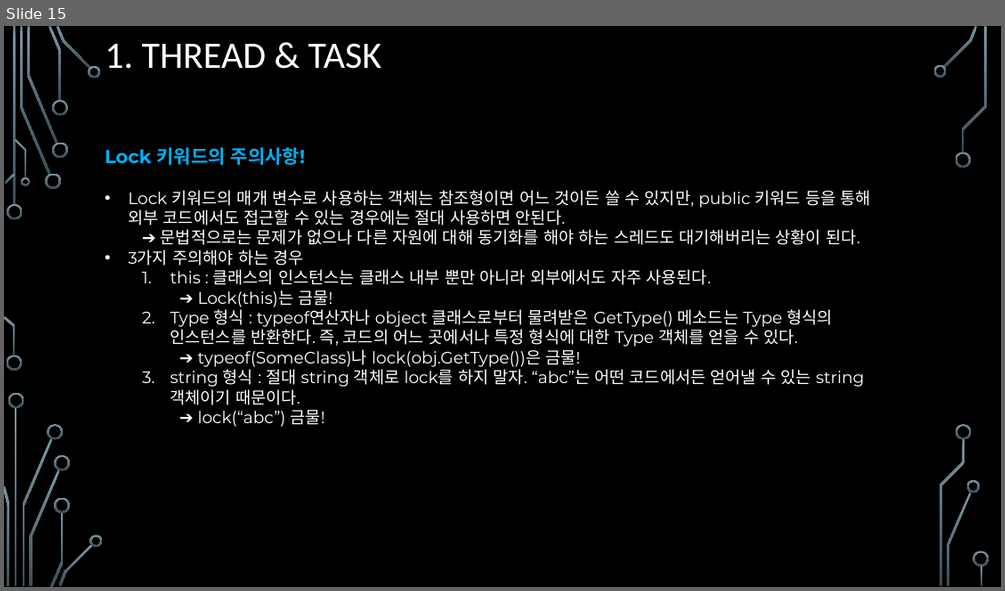
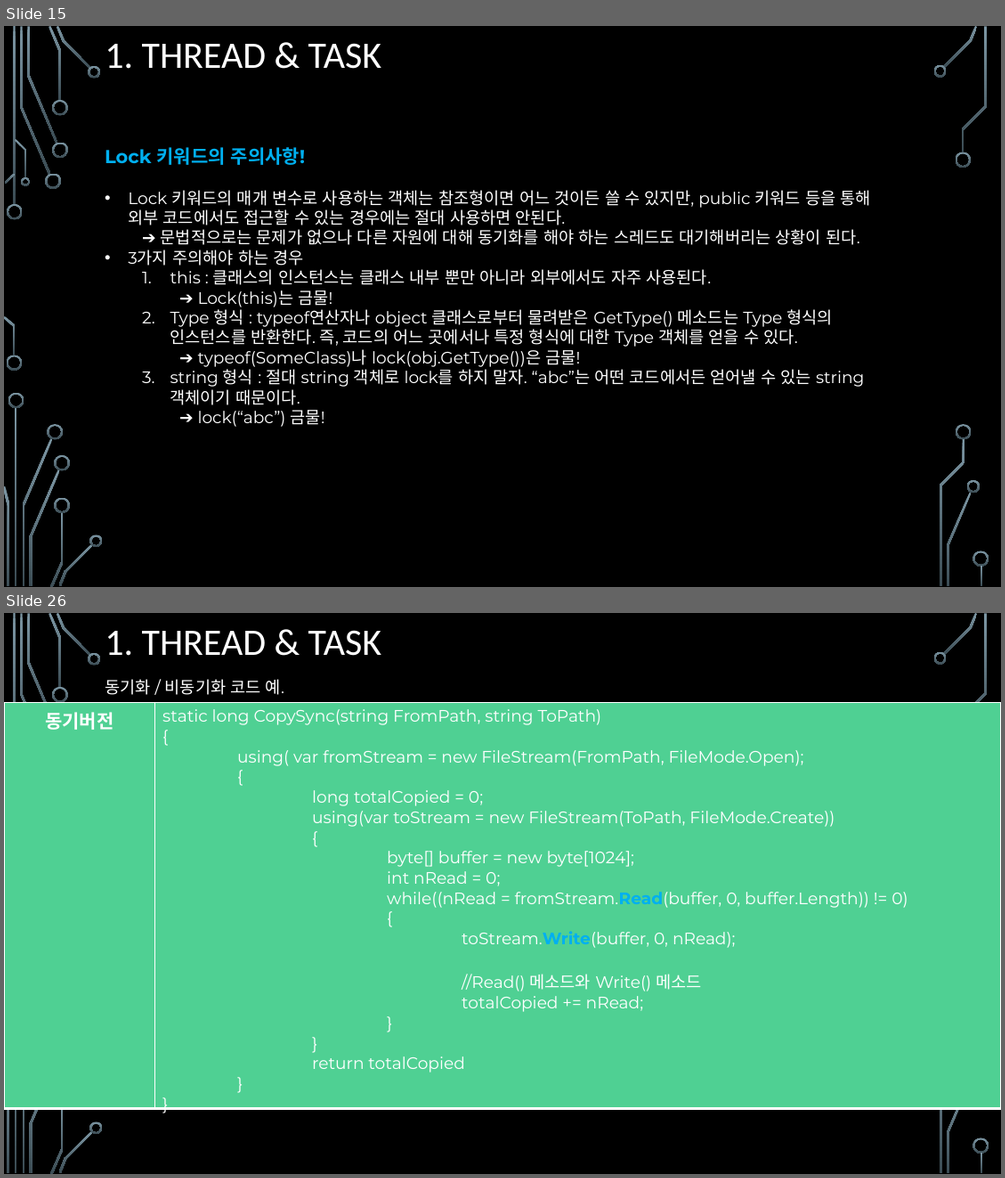
Before and after one commit to assassin4613/CShap, a slide deck: C#_Chapter_10.pptx. Shown one above the other, each under a label of ours: slide 15 before the commit, slides 15 and 26 after it; the slides between them are not shown. The pictures are 1005x591 and 1005x1178 pixels, drawn with LibreOffice and Linux fonts; fonts in the diff are those of the drawing; background and template pictures are left out. Boxes give left, top, right and bottom in pixels: in the first picture for what was removed or moved away, otherwise in the second. Text is boxed around its words. In the diff, an @@ line names an element or a change of style, - is before the commit and + after.

```diff
--- a/C#_Chapter_10.pptx
+++ b/C#_Chapter_10.pptx
@@ slide 26 added at (x1=4, y1=613, x2=1001, y2=1174), background picture (left out); not listed: 36 template elements that a slide beside it also shows @@
@@ title added at (x1=105, y1=630, x2=382, y2=656), 36 pt, text #FFFFFF @@
+1. THREAD & TASK
@@ text added at (x1=105, y1=679, x2=284, y2=695), 16 pt, text #FFFFFF @@
+동기화 / 비동기화 코드 예.
@@ table added at (x1=4, y1=703, x2=1001, y2=1109), 1 rows, 2 columns @@
+동기버전 | static long CopySync(string FromPath, string ToPath) / { / using( var fromStream = new FileStream(FromPath, FileMode.Open); / { / long totalCopied = 0; / using(var toStream = new FileStream(ToPath, FileMode.Create)) / { / byte[] buffer = new byte[1024]; / int nRead = 0; / while((nRead = fromStream.Read(buffer, 0, buffer.Length)) != 0) / { / toStream.Write(buffer, 0, nRead); / //Read() 메소드와 Write() 메소드 / totalCopied += nRead; / } / } / return totalCopied / } / }
```
Also in this commit, not shown: 1 slide changed, 10 other slides added, 1 other file.
